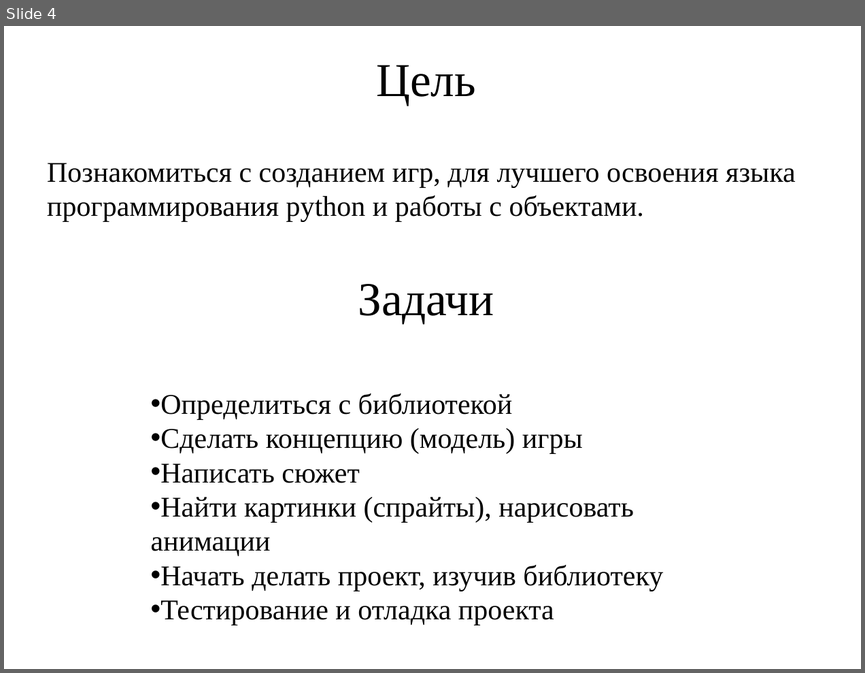
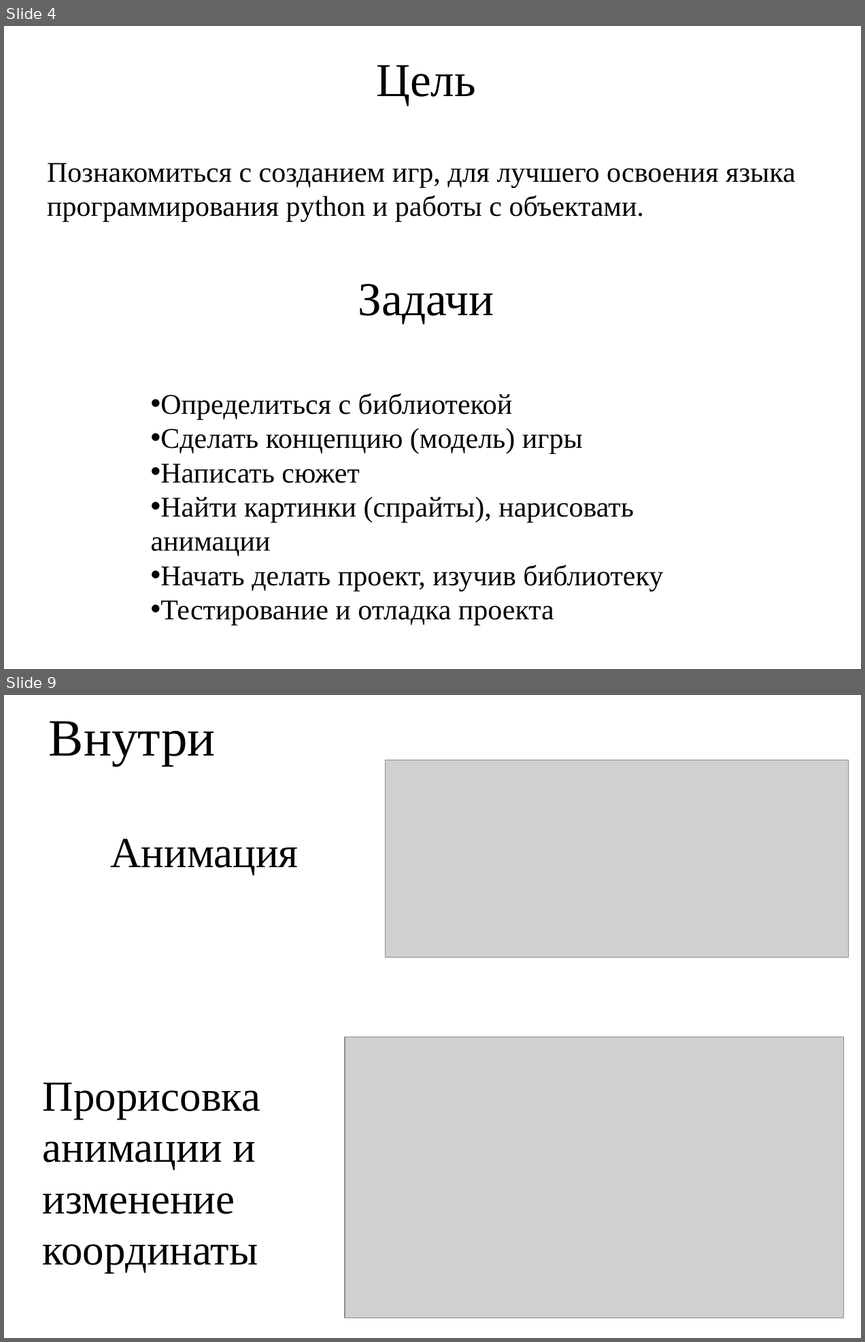
Before and after one commit to Arktoth/Cyber-Ravage, a slide deck: Cyber Ravage.pptx. Shown one above the other, each under a label of ours: slide 4 before the commit, slides 4 and 9 after it; the slides between them are not shown. The pictures are 865x673 and 865x1342 pixels, drawn with LibreOffice and Linux fonts; fonts in the diff are those of the drawing; grey boxes stand for pictures; background and template pictures are left out. Boxes give left, top, right and bottom in pixels: in the first picture for what was removed or moved away, otherwise in the second. Text is boxed around its words. In the diff, an @@ line names an element or a change of style, - is before the commit and + after.

```diff
--- a/Cyber Ravage.pptx
+++ b/Cyber Ravage.pptx
@@ slide 9 added at <box>4,695,861,1338</box>, background picture (left out) @@
@@ title added at <box>49,721,215,766</box>, 44 pt, text #000000 @@
+Внутри
@@ picture added at <box>385,760,849,957</box> @@
@@ text added at <box>110,838,298,876</box>, 36 pt, text #000000 @@
+Анимация
@@ picture added at <box>345,1037,844,1318</box> @@
@@ text added at <box>43,1082,260,1273</box>, 36 pt, text #000000 @@
+Прорисовка анимации и изменение координаты
```
Also in this commit, not shown: 4 other slides added.
